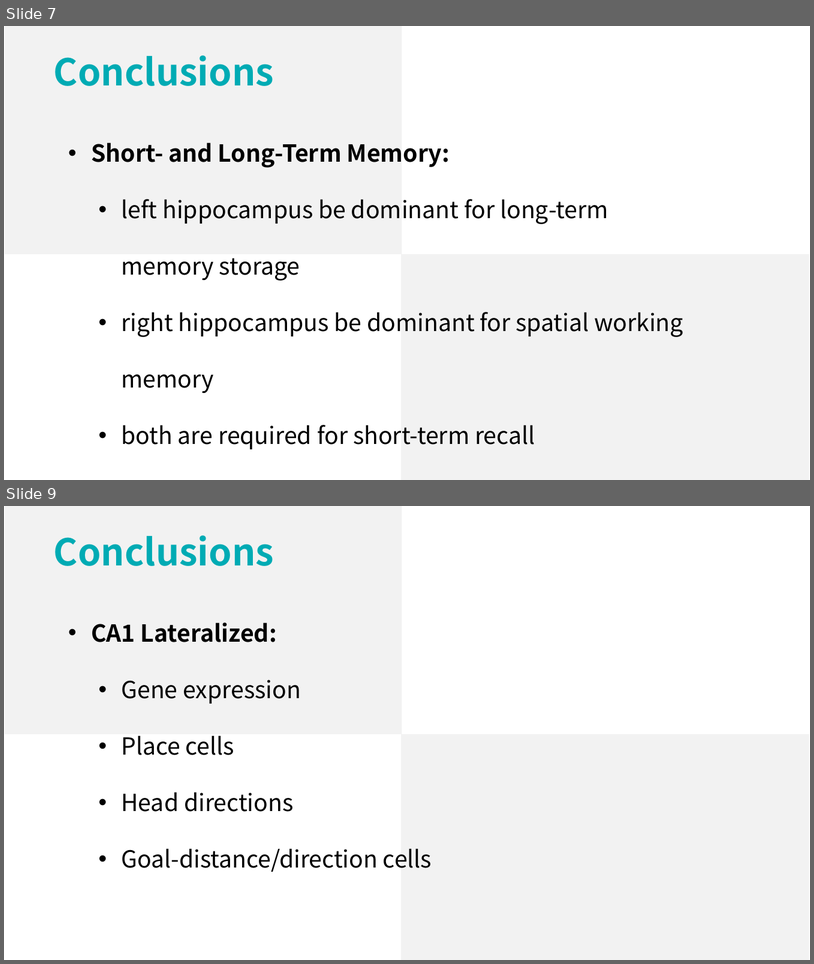
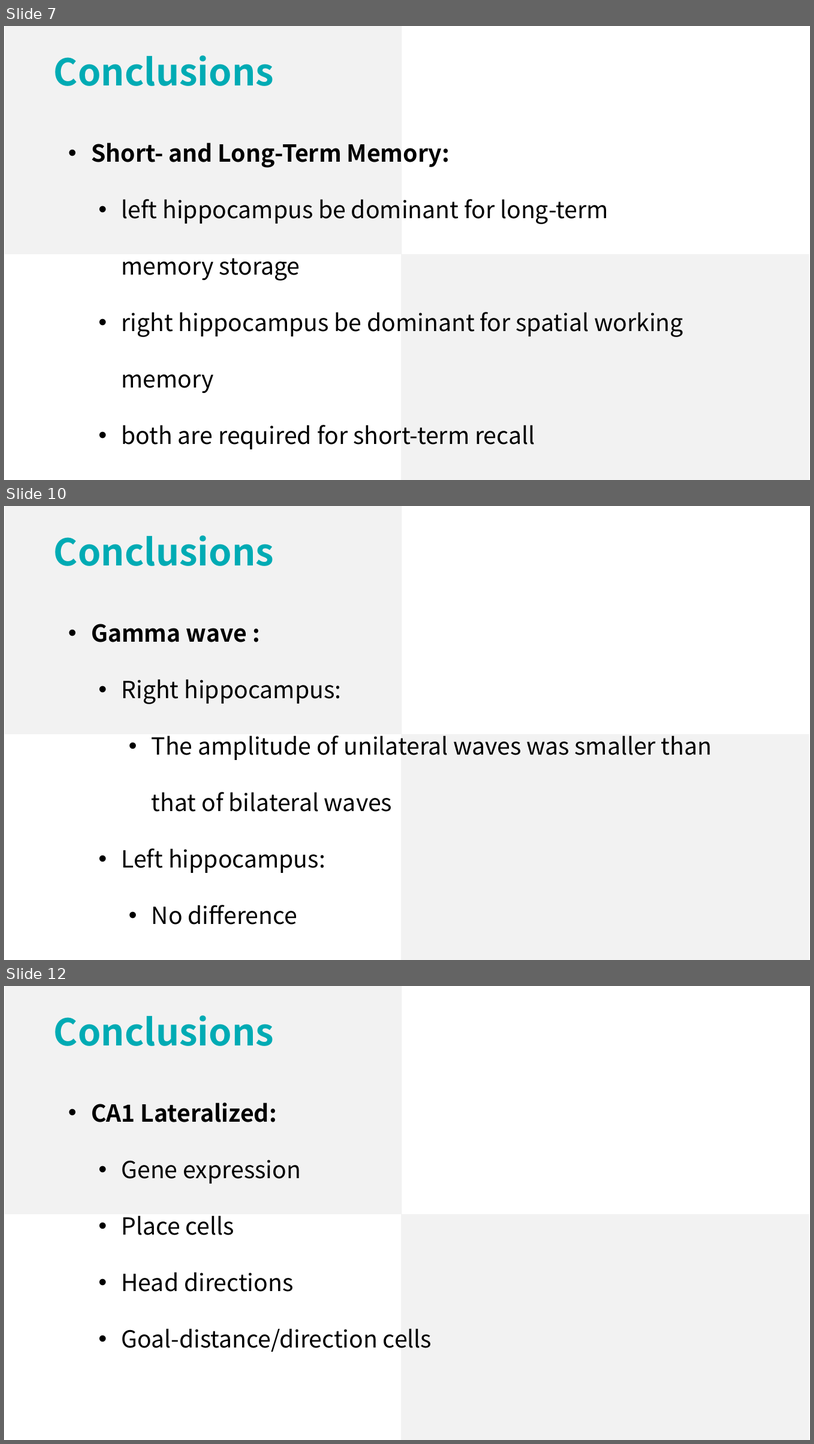
Before and after one commit to lsyoath/sheepy, a slide deck: Event/Lateralization.pptx. Shown one above the other, each under a label of ours: slides 7 and 9 before the commit, slides 7, 10 and 12 after it; the slides between them are not shown. The pictures are 814x964 and 814x1444 pixels, drawn with LibreOffice and Linux fonts; fonts in the diff are those of the drawing. Boxes give left, top, right and bottom in pixels: in the first picture for what was removed or moved away, otherwise in the second. Text is boxed around its words. In the diff, an @@ line names an element or a change of style, - is before the commit and + after.

```diff
--- a/Event/Lateralization.pptx
+++ b/Event/Lateralization.pptx
@@ slide 10 added at box(4, 506, 810, 960), background #FFFFFF @@
@@ rectangle added at box(5, 506, 402, 734), fill #F2F2F2 @@
@@ text added at box(54, 535, 274, 566), 44 pt, text #00ABB4, bold @@
+Conclusions
@@ text added at box(91, 624, 712, 924), 28 pt, text #000000 @@
+• Gamma wave :
+  • Right hippocampus:
+    • The amplitude of unilateral waves was smaller than that of bilateral waves
+  • Left hippocampus:
+    • No difference
@@ rectangle added at box(401, 734, 810, 960), fill #F2F2F2 @@
@@ what was slide 9 is now slide 12 @@
```
Also in this commit, not shown: 1 slide changed, 2 other slides added.
